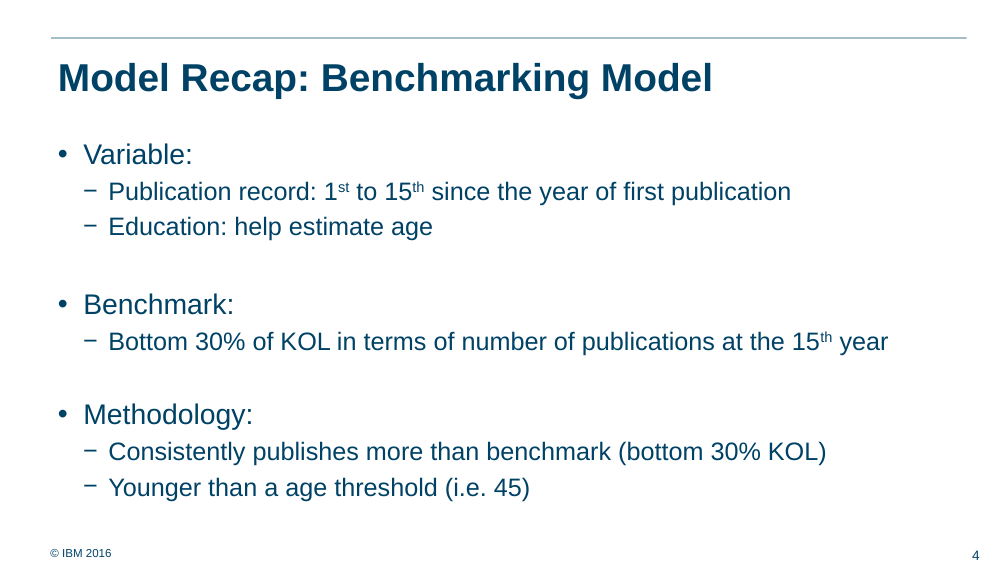
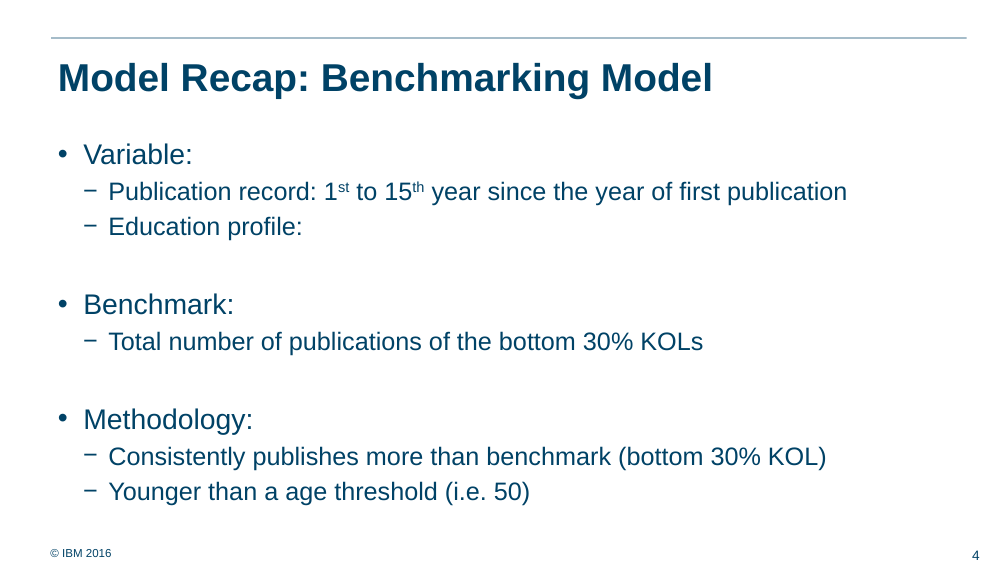
Before and after one commit to ralf0615/Rising_stars, a slide deck: slide 4 of oncology_profile/Slides/Rising_stars_oncology_profiles_update_v1.pptx. Drawn at 1008x567 pixels with LibreOffice and Linux fonts; fonts in the diff are those of the drawing; background and template pictures are left out. Boxes give left, top, right and bottom in pixels: in the first picture for what was removed or moved away, otherwise in the second. Text is boxed around its words. In the diff, an @@ line names an element or a change of style, - is before the commit and + after.

Commit message:
Number_of_publication_comparison_updated
Before: number of publication from the 1st to 15th year has to be
strictly greater than benchmark
After: 95% greater

```diff
--- a/oncology_profile/Slides/Rising_stars_oncology_profiles_update_v1.pptx
+++ b/oncology_profile/Slides/Rising_stars_oncology_profiles_update_v1.pptx
@@ text at bbox=[108, 181, 847, 241]: text changed @@
-  − Publication record: 1st to 15th since the year of first publication
-  − Education: help estimate age
+  − Publication record: 1st to 15th year since the year of first publication
+  − Education profile:
@@ text at bbox=[108, 331, 703, 356]: text changed @@
-  − Bottom 30% of KOL in terms of number of publications at the 15th year
+  − Total number of publications of the bottom 30% KOLs
@@ text at bbox=[108, 481, 530, 506]: text changed @@
-  − Younger than a age threshold (i.e. 45)
+  − Younger than a age threshold (i.e. 50)
```
Also in this commit, not shown: 3 other slides changed, 1 slide added, 1 other file.
